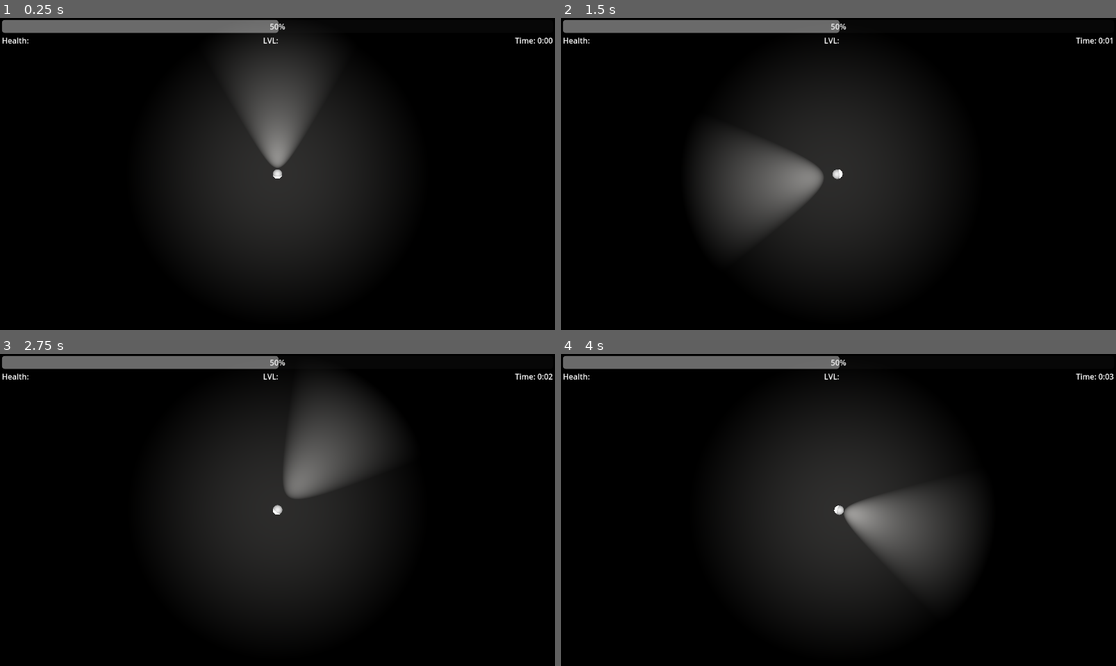
Above: before the commit, frames 1-4 (two rows, left to right).
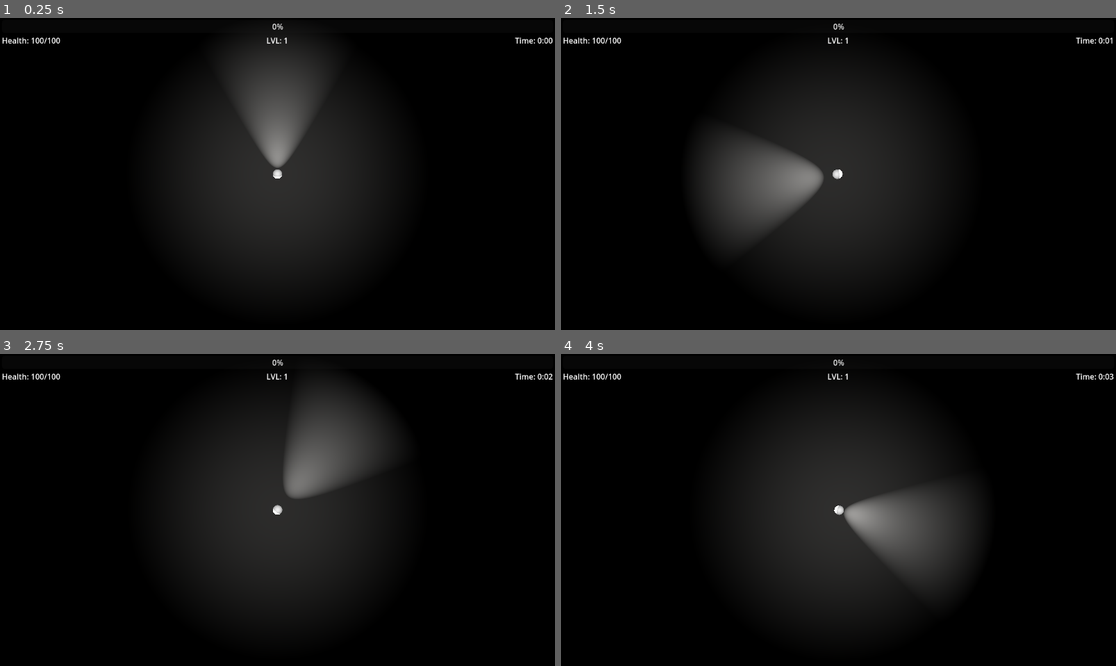
Above: after the commit, the same moments.

Repository: Knight-XAura/Illuminated-Ruler
Game: Godot game, scene res://world/world.tscn
Same seed, same stepped clock (60 frames per second), same inputs: the game is played once before the commit and once after it.
Inputs (mouse positions are in pixels of both pictures, inside the frame that each line leads up to):
- Up to frame 1 (0.25 s): no input
- Up to frame 2 (1.5 s): tap Enter at 0.5 s; move the mouse to (960, 158) at 0.52 s; hold D (move_right) 0.53-1.28 s; tap Space (jump) at 0.77 s; move the mouse to (727, 189) at 1.27 s; hold S (move_backward) from 1.28 s (still down)
- Up to frame 3 (2.75 s): tap Space (jump) at 1.52, 2 s; move the mouse to (333, 441) at 2.02 s; release S (move_backward) at 2.03 s; hold D (move_right) from 2.03 s (still down)
- Up to frame 4 (4 s): move the mouse to (810, 572) at 2.77 s; release D (move_right) at 2.78 s; hold W (move_forward) 2.78-3.53 s; tap Space (jump) at 3.02, 3.77 s; move the mouse to (1005, 556) at 3.52 s; hold A (move_left) from 3.53 s (still down)

The runs differ from the first frame. In frame 1, 2.2% of the frame differs, in the area x 0-52%, y 0-9%; in frame 2, 2.2%; in frame 3, 2.2%; in frame 4, 2.2%.

Commit message:
Settings up enemies and fixing other objects

Diff:
--- /dev/null
+++ b/enemies/basic_enemy.gd
@@ -0,0 +1,22 @@
+extends CharacterBody3D
+class_name BasicEnemy
+
+@export var max_health: int = 10
+@export var current_health: int = 10
+@export var damage: int = 1
+@export var experience: int = 1
+var sucked_blood: bool
+var roy: CharacterBody3D
+@export var speed: int = 3
+
+
+# Called when the node enters the scene tree for the first time.
+func _ready() -> void:
+	roy = get_node("/root/World/Roy")
+
+
+# Called every frame. 'delta' is the elapsed time since the previous frame.
+func _physics_process(delta: float) -> void:
+	velocity = global_position.direction_to(roy.global_position)
+	velocity = velocity * speed
+	move_and_slide()
--- /dev/null
+++ b/enemies/box/box.gd
@@ -0,0 +1,4 @@
+extends BasicEnemy
+
+func _physics_process(delta: float) -> void:
+	super._physics_process(delta)
--- a/enemies/box/box.tscn
+++ b/enemies/box/box.tscn
@@ -1,9 +1,14 @@
-[gd_scene load_steps=2 format=3 uid="uid://b7xii17r7aif1"]
+[gd_scene load_steps=3 format=3 uid="uid://b7xii17r7aif1"]
+
+[ext_resource type="Script" path="res://enemies/box/box.gd" id="1_a804v"]
 
 [sub_resource type="BoxShape3D" id="BoxShape3D_4ulrn"]
 
 [node name="Box" type="CharacterBody3D"]
 transform = Transform3D(1, 0, 0, 0, 1, 0, 0, 0, 1, 2.08165e-12, 0.5, 2.08165e-12)
+collision_layer = 12
+collision_mask = 8
+script = ExtResource("1_a804v")
 
 [node name="CollisionShape3D" type="CollisionShape3D" parent="."]
 shape = SubResource("BoxShape3D_4ulrn")
--- /dev/null
+++ b/enemies/cylinder/cylinder.gd
@@ -0,0 +1,4 @@
+extends BasicEnemy
+
+func _physics_process(delta: float) -> void:
+	super._physics_process(delta)
--- a/enemies/cylinder/cylinder.tscn
+++ b/enemies/cylinder/cylinder.tscn
@@ -1,9 +1,14 @@
-[gd_scene load_steps=2 format=3 uid="uid://4m8ffl88fx1g"]
+[gd_scene load_steps=3 format=3 uid="uid://4m8ffl88fx1g"]
+
+[ext_resource type="Script" path="res://enemies/cylinder/cylinder.gd" id="1_d5e84"]
 
 [sub_resource type="SphereShape3D" id="SphereShape3D_1e8x2"]
 
 [node name="Cylinder" type="CharacterBody3D"]
 transform = Transform3D(1, 0, 0, 0, 1, 0, 0, 0, 1, 2.08165e-12, 1, 2.08165e-12)
+collision_layer = 12
+collision_mask = 8
+script = ExtResource("1_d5e84")
 
 [node name="CollisionShape3D" type="CollisionShape3D" parent="."]
 shape = SubResource("SphereShape3D_1e8x2")
--- /dev/null
+++ b/enemies/sphere/sphere.gd
@@ -0,0 +1,4 @@
+extends BasicEnemy
+
+func _physics_process(delta: float) -> void:
+	super._physics_process(delta)
--- a/enemies/sphere/sphere.tscn
+++ b/enemies/sphere/sphere.tscn
@@ -4,6 +4,8 @@
 
 [node name="Sphere" type="CharacterBody3D"]
 transform = Transform3D(1, 0, 0, 0, 1, 0, 0, 0, 1, 2.08165e-12, 0.5, 2.08165e-12)
+collision_layer = 12
+collision_mask = 8
 
 [node name="CollisionShape3D" type="CollisionShape3D" parent="."]
 shape = SubResource("SphereShape3D_1e8x2")
--- a/player/roy.gd
+++ b/player/roy.gd
@@ -1,4 +1,10 @@
 extends CharacterBody3D
+
+signal leveled_up
+signal health_changed(current: bool, amount: int)
+signal died
+signal gained_experience
+
 
 @onready var camera: Camera3D = $Camera3D
 var ray_length: int = 100
@@ -7,12 +13,17 @@
 var gravity: float = ProjectSettings.get_setting("physics/3d/default_gravity")
 
 
+var level: int = 1
+var experience: int = 0
+var next_level_experience: int = 10
+var max_health: int = 100
+var current_health: int = 100
+
 const SPEED = 5.0
 const JUMP_VELOCITY = 4.5
 
 
 func _ready() -> void:
-	Input.mouse_mode = Input.MOUSE_MODE_CONFINED
 	ray_query.set_collision_mask(1)
 
 
--- a/world/world.gd
+++ b/world/world.gd
@@ -1,10 +1,16 @@
 extends Node3D
 
 @onready var roy: CharacterBody3D = $Roy
+const BOX = preload("res://enemies/box/box.tscn")
+const CYLINDER = preload("res://enemies/cylinder/cylinder.tscn")
+const SPHERE = preload("res://enemies/sphere/sphere.tscn")
+@onready var enemies_container: Node3D = $Enemies
+@onready var camera: Camera3D = roy.camera
+var enemies: Array[PackedScene] = [BOX, CYLINDER, SPHERE]
 
 # Called when the node enters the scene tree for the first time.
-func _ready() -> void:
-	pass # Replace with function body.
+#func _ready() -> void:
+	#Input.mouse_mode = Input.MOUSE_MODE_CONFINED
 
 
 # Called every frame. 'delta' is the elapsed time since the previous frame.
@@ -13,4 +19,9 @@
 
 
 func _on_timer_timeout() -> void:
-	pass # Replace with function body.
+	randomize()
+	var enemy: CharacterBody3D = enemies.pick_random().instantiate()
+	#while(not camera.is_position_in_frustum(enemy.position)):
+	enemy.position = Vector3(randf_range(-100, 100), 1, randf_range(-100, 100)) + roy.position
+	enemies_container.add_child(enemy, true)
+	print("done")
--- a/world/world.tscn
+++ b/world/world.tscn
@@ -3,7 +3,7 @@
 [ext_resource type="Script" path="res://world/world.gd" id="1_3bbq7"]
 [ext_resource type="Texture2D" uid="uid://c23alhpgtjymn" path="res://world/environment/ground.png" id="1_bcvqx"]
 [ext_resource type="PackedScene" uid="uid://ddgbqkgwma0mn" path="res://player/roy.tscn" id="2_q7bvk"]
-[ext_resource type="Script" path="res://hud/HUD.gd" id="4_pyhdc"]
+[ext_resource type="Script" path="res://hud/hud.gd" id="4_pyhdc"]
 
 [sub_resource type="StandardMaterial3D" id="StandardMaterial3D_hvd1s"]
 albedo_color = Color(0.247059, 0.247059, 0.247059, 1)
@@ -17,8 +17,8 @@
 
 [node name="StaticBody3D" type="StaticBody3D" parent="."]
 transform = Transform3D(1, 0, 0, 0, 1, 0, 0, 0, 1, 2.08165e-12, 0.5, 2.08165e-12)
-collision_layer = 7
-collision_mask = 7
+collision_layer = 15
+collision_mask = 15
 
 [node name="Floor" type="CSGBox3D" parent="StaticBody3D"]
 layers = 7
@@ -30,6 +30,12 @@
 
 [node name="Roy" parent="." instance=ExtResource("2_q7bvk")]
 transform = Transform3D(1, 0, 0, 0, 1, 0, 0, 0, 1, 2.08165e-12, 1, 2.08165e-12)
+
+[node name="Enemies" type="Node3D" parent="."]
+
+[node name="SpawnTimer" type="Timer" parent="."]
+wait_time = 5.0
+autostart = true
 
 [node name="HUD" type="CanvasLayer" parent="."]
 script = ExtResource("4_pyhdc")
@@ -53,34 +59,29 @@
 [node name="ExperienceBar" type="ProgressBar" parent="HUD/MarginContainer/VBoxContainer"]
 layout_mode = 2
 size_flags_horizontal = 3
-value = 50.0
 
 [node name="HBoxContainer" type="HBoxContainer" parent="HUD/MarginContainer/VBoxContainer"]
 layout_mode = 2
 
 [node name="Health" type="Label" parent="HUD/MarginContainer/VBoxContainer/HBoxContainer"]
 layout_mode = 2
-text = "Health:"
-horizontal_alignment = 1
+size_flags_horizontal = 3
+text = "Health: 100/100"
 vertical_alignment = 1
 
 [node name="Level" type="Label" parent="HUD/MarginContainer/VBoxContainer/HBoxContainer"]
 layout_mode = 2
 size_flags_horizontal = 3
-text = "LVL: "
+text = "LVL: 1"
 horizontal_alignment = 1
 vertical_alignment = 1
 
 [node name="Time" type="Label" parent="HUD/MarginContainer/VBoxContainer/HBoxContainer"]
 layout_mode = 2
-size_flags_horizontal = 8
+size_flags_horizontal = 3
 size_flags_vertical = 0
-text = "Time: "
-horizontal_alignment = 1
+text = "Time: 0:00"
+horizontal_alignment = 2
 vertical_alignment = 1
 
-[node name="Timer" type="Timer" parent="."]
-wait_time = 5.0
-autostart = true
-
-[connection signal="timeout" from="Timer" to="." method="_on_timer_timeout"]
+[connection signal="timeout" from="SpawnTimer" to="." method="_on_timer_timeout"]
